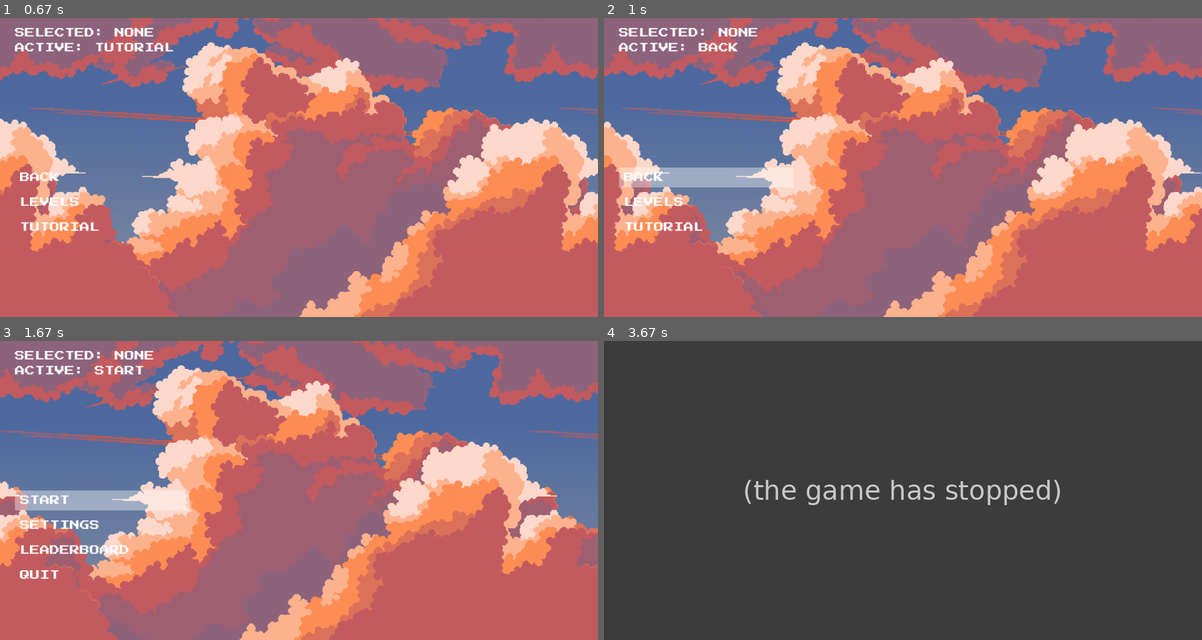
Above: before the commit, frames 1-4 (two rows, left to right).
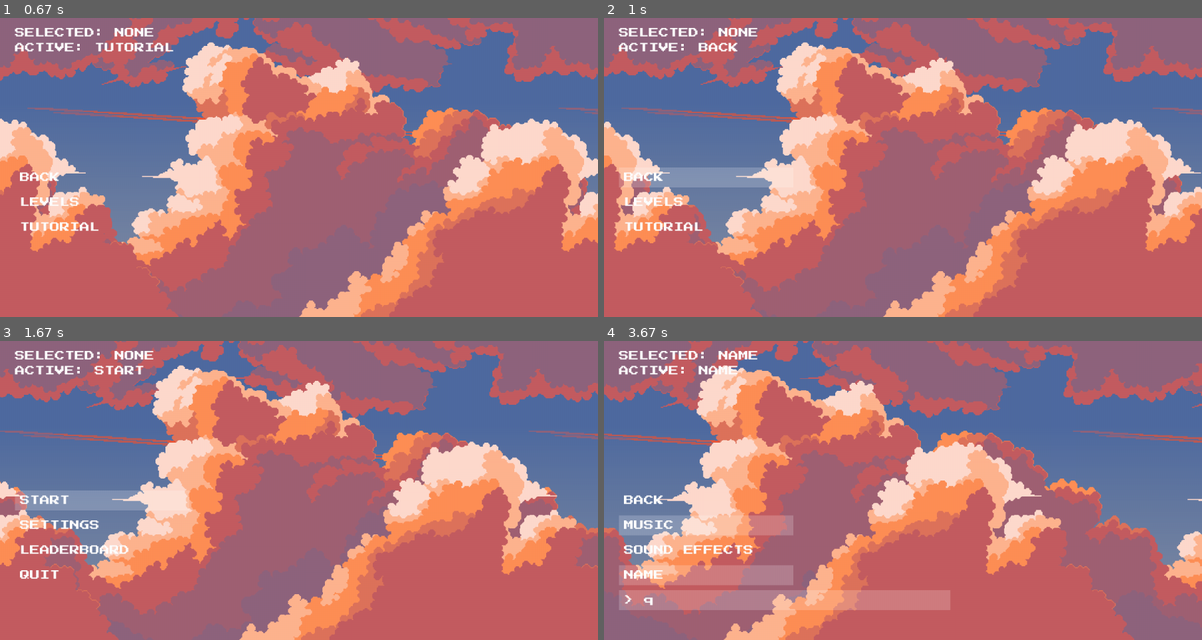
Above: after the commit, the same moments.

Repository: aurlaw0809/MazeGameOfSomeSort
Game: pygame game, started from trial_combination.py
Two runs of this game, one before a commit and one after it. Both use one fixed random seed, a clock stepped at 60 frames per second and the inputs below.
Inputs (mouse positions are in pixels of both pictures, inside the frame that each line leads up to):
- Up to frame 1 (0.67 s): click "START" at 0.38 s
- Up to frame 2 (1 s): tap Space at 0.67 s
- Up to frame 3 (1.67 s): tap Enter at 1 s; tap Space at 1.4 s
- Up to frame 4 (3.67 s): tap Space at 1.7 s; press the mouse at (998, 379) at 1.92 s; move the mouse to (938, 433) at 2.02 s; release the mouse at (885, 487) at 2.15 s; press the mouse at (705, 526) at 2.25 s; move the mouse to (825, 517) at 2.35 s; release the mouse at (950, 508) at 2.48 s; click "NAME" at 2.6 s; tap Enter at 2.88, 3.22 s; tap Q at 3.55 s

Frame 1 is identical in both runs. In frame 2, 1.3% of the frame differs, in the area x 2-28%, y 50-57%; in frame 3, 1.2%; in frame 4, 100%, in the area x 0-100%, y 0-100%.
Before the commit the program exited at 3.55 s; later frames show no game.

Commit message:
text_box donneeee

Diff:
--- a/button_class.py
+++ b/button_class.py
@@ -44,11 +44,17 @@
             else:
                 toggled = False
 
+            if self.button_types[i] == 'E':
+                user_text = self.button_actions[i]
+            else:
+                user_text = None
+
             self.list_buttons.append(Button(self.screen,
                                             self.x,
                                             self.y + (self.height + self.spacing) * i,
                                             self.width,
                                             self.height,
+                                            self.spacing,
                                             self.inactive_color,
                                             self.active_colour,
                                             self.list_names[i],
@@ -57,7 +63,8 @@
                                             self.text_x,
                                             self.text_y,
                                             self.button_types[i],
-                                            toggled))
+                                            toggled,
+                                            user_text))
 
     def print_button_selected(self, i):
         text = self.text_font.render(f"SELECTED: {self.list_names[i]}", True, self.text_color)
@@ -82,6 +89,8 @@
             else:
                 self.list_buttons[i].make_inactive()
             self.list_buttons[i].draw()
+            if self.list_buttons[i].button_type == 'E':
+                self.list_buttons[i].draw_text_box()
 
     def set_active_button(self, i):
         self.active_button = i
@@ -118,13 +127,13 @@
 class Button(ButtonList):
 
     def __init__(self, screen, x, y,
-                 width, height,
+                 width, height, spacing,
                  inactive_color, active_colour,
                  text, text_color, text_font, text_x, text_y,
-                 button_type, toggled):
+                 button_type, toggled, user_text):
 
         super().__init__(screen, x, y,
-                         width, height, None,
+                         width, height, spacing,
                          0, None, None, None,
                          inactive_color, active_colour,
                          text_color, text_font, text_x, text_y)
@@ -133,8 +142,14 @@
         self.active = False
         self.text = text
         self.colour = self.inactive_color
+        self.text_box_colour = self.inactive_color
 
         self.toggled = toggled
+
+        if user_text is None:
+            self.user_text = ''
+        else:
+            self.user_text = user_text
 
     def update_colour(self):
         if self.active or self.toggled:
@@ -176,3 +191,35 @@
 
     def get_toggled(self):
         return self.toggled
+
+    def draw_text_box(self):
+        surface = pygame.Surface((self.width * 1.9, self.height), pygame.SRCALPHA)
+        surface.fill(self.text_box_colour)
+        self.screen.blit(surface, (self.x, self.y + self.height + self.spacing))
+
+        text = self.text_font.render(f"> {self.user_text}", True, self.text_color)
+
+        self.screen.blit(text, (self.x + self.text_x, self.y + self.height + self.spacing + self.text_y))
+
+    def add_user_text(self, text):
+        self.user_text += text
+        return self.user_text
+
+    def backspace_user_text(self):
+        self.user_text = self.user_text[:-1]
+        return self.user_text
+
+    def get_len_user_text(self):
+        if self.user_text == '':
+            return 0
+        else:
+            return len(self.user_text)
+
+    def get_user_text(self):
+        return self.user_text
+
+    def selected_text_box(self):
+        self.text_box_colour = self.active_colour
+
+    def unselected_text_box(self):
+        self.text_box_colour = self.inactive_color
--- a/trial_combination.py
+++ b/trial_combination.py
@@ -17,7 +17,7 @@
 BUTTON_TEXT_Y = 10
 
 BUTTON_INACTIVE_COLOUR = (255, 255, 255, 0)
-BUTTON_ACTIVE_COLOUR = (255, 255, 255, 100)
+BUTTON_ACTIVE_COLOUR = (255, 255, 255, 50)
 
 BUTTON_WIDTH = 350
 BUTTON_HEIGHT = 40
@@ -76,9 +76,20 @@
 
     return pages_list
 
+def validate_user_input(buttons, database):
+    return True
+
+def update_user_input(buttons, current_page, pages_list):
+    button_number = buttons.get_chosen_button()
+    user_text = buttons.get_list_buttons()[button_number].get_user_text()
+
+    pages_list[current_page][1][button_number] = user_text
+
+    return pages_list
 
 
-run =True
+run = True
+text_box_selected = False
 buttons = update_page()
 
 while run:
@@ -88,61 +99,95 @@
     bg.draw()
     buttons.draw()
 
-    for event in pygame.event.get():
-        if event.type == pygame.QUIT:
-            run = False
+    if not text_box_selected:
 
-        if event.type == pygame.MOUSEMOTION:
-            i = 0
-            for i in range(0, buttons.get_number_buttons()):
-                if buttons.get_list_buttons()[i].check_collision(event.pos):
-                    buttons.set_active_button(i)
+        for event in pygame.event.get():
 
-        if event.type == pygame.MOUSEBUTTONDOWN:
-            if event.button == 1:
+            if event.type == pygame.QUIT:
+                run = False
+
+            if event.type == pygame.MOUSEMOTION:
                 i = 0
                 for i in range(0, buttons.get_number_buttons()):
-                    if buttons.get_list_buttons()[i].is_active():
+                    if buttons.get_list_buttons()[i].check_collision(event.pos):
+                        buttons.set_active_button(i)
+
+            if event.type == pygame.MOUSEBUTTONDOWN:
+                if event.button == 1:
+                    i = 0
+                    for i in range(0, buttons.get_number_buttons()):
+                        if buttons.get_list_buttons()[i].is_active():
+                            buttons.set_button_selected(True)
+                            buttons.set_chosen_button(i)
+
+                            #check here
+
+                            if buttons.get_chosen_button_type() == 'T':
+                                buttons.get_list_buttons()[i].switch_toggled()
+                                pages = update_toggle(buttons, current_page, pages)
+
+                            if buttons.get_chosen_button_type() == 'E':
+                                buttons.get_list_buttons()[buttons.get_chosen_button()].selected_text_box()
+                                text_box_selected = True
+
+                            if buttons.get_chosen_button_type() == 'B':
+                                current_page = route_to_next_page(buttons, current_page)
+                                buttons = update_page()
+                                break
+
+
+            if event.type == pygame.KEYDOWN:
+                if event.key == pygame.K_RETURN:
+                    if buttons.get_active_button() != -1:
+                        buttons.set_chosen_button(buttons.get_active_button())
                         buttons.set_button_selected(True)
-                        buttons.set_chosen_button(i)
-
-                        #check here
 
                         if buttons.get_chosen_button_type() == 'T':
-                            buttons.get_list_buttons()[i].switch_toggled()
+                            buttons.get_list_buttons()[buttons.get_chosen_button()].switch_toggled()
                             pages = update_toggle(buttons, current_page, pages)
+
+                        if buttons.get_chosen_button_type() == 'E':
+                            buttons.get_list_buttons()[buttons.get_chosen_button()].selected_text_box()
+                            text_box_selected = True
 
                         if buttons.get_chosen_button_type() == 'B':
                             current_page = route_to_next_page(buttons, current_page)
                             buttons = update_page()
                             break
 
+                if event.key == pygame.K_SPACE:
+                    if buttons.get_active_button() != -1:
+                        buttons.set_active_button(buttons.get_active_button() + 1)
+                    else:
+                        buttons.set_active_button(0)
 
-        if event.type == pygame.KEYDOWN:
-            if event.key == pygame.K_RETURN:
-                if buttons.get_active_button() != -1:
-                    buttons.set_chosen_button(buttons.get_active_button())
-                    buttons.set_button_selected(True)
-
-                    if buttons.get_chosen_button_type() == 'T':
-                        buttons.get_list_buttons()[buttons.get_chosen_button()].switch_toggled()
-                        pages = update_toggle(buttons, current_page, pages)
-
-                    if buttons.get_chosen_button_type() == 'B':
+                if event.key == pygame.K_ESCAPE:
+                    if current_page == 'MM':
+                        run = False
+                    else:
+                        buttons.set_chosen_button(0)
                         current_page = route_to_next_page(buttons, current_page)
                         buttons = update_page()
-                        break
 
-            if event.key == pygame.K_SPACE:
-                if buttons.get_active_button() != -1:
-                    buttons.set_active_button(buttons.get_active_button() + 1)
-                else:
-                    buttons.set_active_button(0)
+    else:
 
-            if event.key == pygame.K_ESCAPE:
+        for event in pygame.event.get():
+
+            if event.type == pygame.QUIT:
                 run = False
-            if event.key == pygame.K_q:
-                run = False
+
+            if event.type == pygame.KEYDOWN:
+                if event.key == pygame.K_BACKSPACE:
+                    buttons.get_list_buttons()[buttons.get_chosen_button()].backspace_user_text()
+                elif event.unicode.isprintable() and event.key != pygame.K_SPACE and buttons.get_list_buttons()[buttons.get_chosen_button()].get_len_user_text() < 30:
+                    buttons.get_list_buttons()[buttons.get_chosen_button()].add_user_text(event.unicode)
+                elif event.key == pygame.K_RETURN:
+                    if validate_user_input(buttons, True):
+                        buttons.get_list_buttons()[buttons.get_chosen_button()].unselected_text_box()
+                        pages = update_user_input(buttons, current_page, pages)
+                        text_box_selected = False
+
+
 
     pygame.display.update()
 
